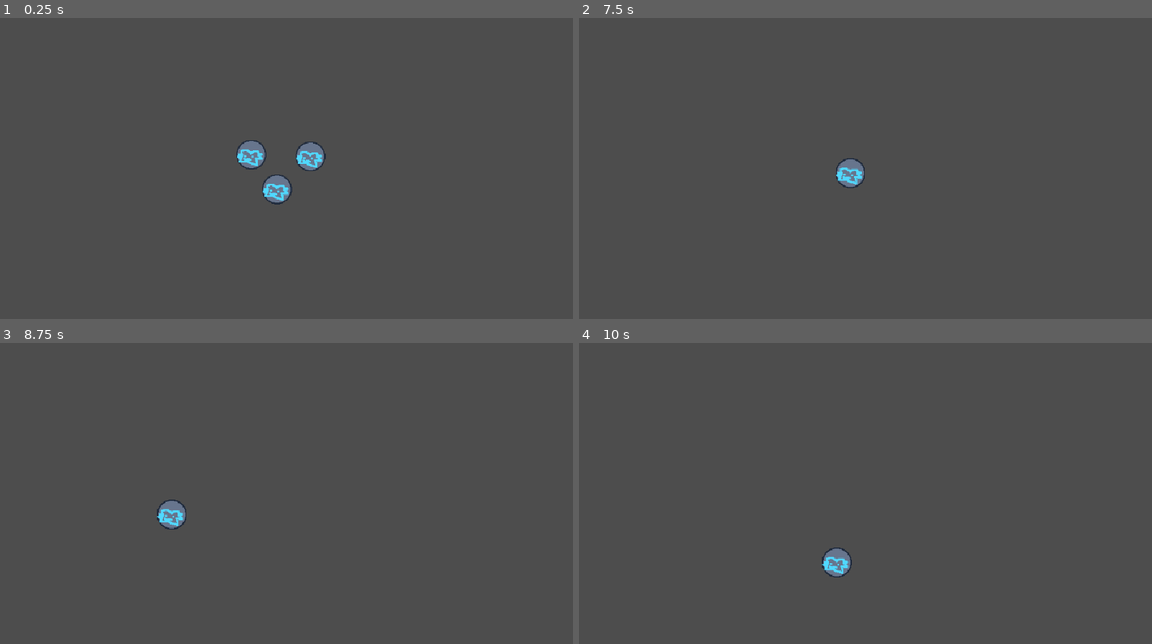
Above: before the commit, frames 1-4 (two rows, left to right).
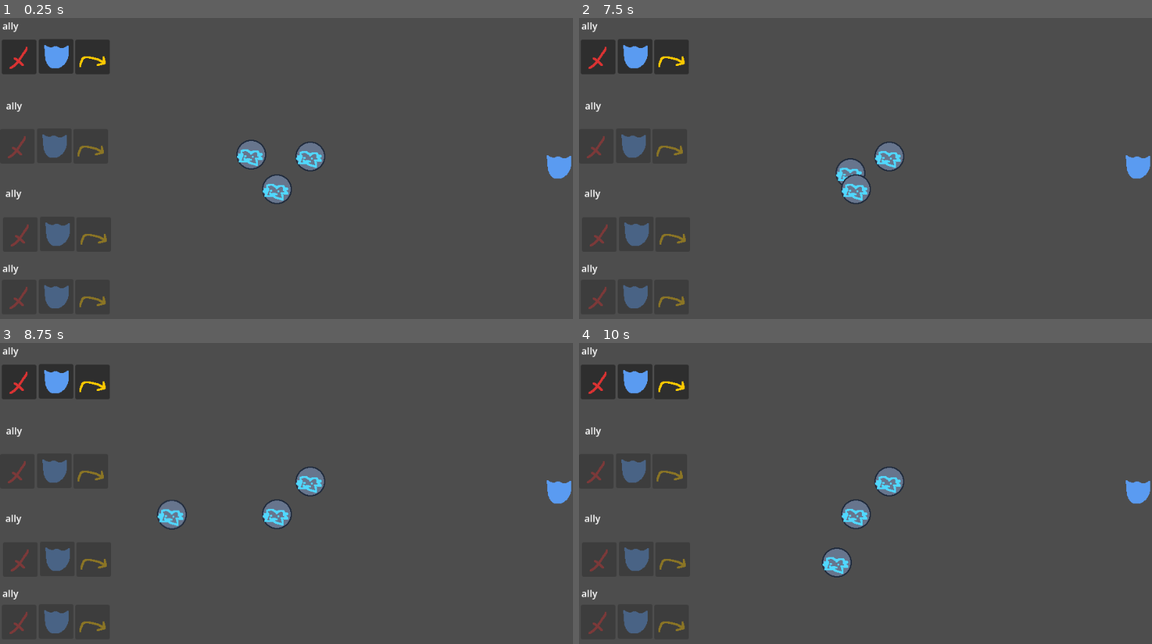
Above: after the commit, the same moments.

Repository: glaceonicc/land-of-the-bleeding-sun
Game: Godot game, scene res://battle.tscn
Same seed, same stepped clock (60 frames per second), same inputs: the game is played once before the commit and once after it. The project has no main scene, so this scene is started directly.
Inputs (mouse positions are in pixels of both pictures, inside the frame that each line leads up to):
- Up to frame 1 (0.25 s): no input
- Up to frame 2 (7.5 s): click (596, 57) at 0.52 s; click (636, 57) at 1.27 s; click (670, 57) at 2.02 s; click (596, 57) at 2.77 s; click (636, 57) at 3.52 s; click (670, 57) at 4.27 s; click (596, 57) at 5.02 s; click (636, 57) at 5.77 s; click (670, 57) at 6.52 s; tap Enter at 7.25 s; move the mouse to (848, 174) at 7.27 s; click (848, 174) at 7.35 s
- Up to frame 3 (8.75 s): tap Space at 8 s; move the mouse to (171, 514) at 8.02 s; click (171, 514) at 8.1 s
- Up to frame 4 (10 s): tap Enter at 8.75 s; move the mouse to (922, 427) at 8.77 s; click (922, 427) at 8.85 s; tap Space at 9.5 s; move the mouse to (836, 562) at 9.52 s; click (836, 562) at 9.6 s

The runs differ from the first frame. In frame 1, 3.7% of the frame differs, in the area x 0-100%, y 1-97%; in frame 2, 4.3%; in frame 3, 4.4%; in frame 4, 4.4%.

Commit message:
prototype2 turn
you can bounce now

Diff:
--- /dev/null
+++ b/action_button.gd
@@ -0,0 +1,22 @@
+extends Button
+
+@export var buttontype: String
+@export var id: int
+
+func _ready() -> void:
+	pass
+
+# Called every frame. 'delta' is the elapsed time since the previous frame.
+func _process(delta: float) -> void:
+	if gl.allyID == id:
+		disabled = false
+	else:
+		disabled = true
+
+func _on_pressed() -> void:
+	if buttontype == "b":
+		gl.emit_signal("bounce")
+	if buttontype == "d":
+		gl.emit_signal("defend")
+	if buttontype == "a":
+		gl.emit_signal("attack")
--- /dev/null
+++ b/action_button.tscn
@@ -0,0 +1,15 @@
+[gd_scene format=3 uid="uid://bh4mtn3lielhy"]
+
+[ext_resource type="Texture2D" uid="uid://dnhq8gngyavra" path="res://attack.png" id="1_r3oah"]
+[ext_resource type="Script" uid="uid://dmh4yaj4v1xxv" path="res://action_button.gd" id="2_iievj"]
+
+[node name="Button" type="Button" unique_id=1512289011]
+offset_left = -29.0
+offset_top = -29.0
+offset_right = 29.0
+offset_bottom = 29.0
+icon = ExtResource("1_r3oah")
+script = ExtResource("2_iievj")
+metadata/_edit_use_anchors_ = true
+
+[connection signal="pressed" from="." to="." method="_on_pressed"]
--- a/ally.gd
+++ b/ally.gd
@@ -2,13 +2,26 @@
 
 @export var id: int
 
-
+var aiming = false
 
 func _ready() -> void:
+	gl.connect("attack", attack)
+	gl.connect("defend", defend)
+	gl.connect("bounce", bounce)
+
+func _physics_process(delta: float) -> void:
+	if aiming == true:
+		aim(delta)
+
+func attack():
 	pass
 
-func _physics_process(delta: float) -> void:
-	aim(delta)
+func defend():
+	pass
+
+func bounce():
+	if gl.allyID == id:
+		aiming = true
 
 
 func aim(delta):
@@ -16,3 +29,4 @@
 		$aim.global_position = get_global_mouse_position()
 		if Input.is_action_just_pressed("click"):
 			global_position = $aim.global_position
+			aiming == false
--- a/battle.gd
+++ b/battle.gd
@@ -4,6 +4,26 @@
 
 func _ready() -> void:
 	gl.STATE = "pick1"
+	gl.allyID = 1
 
 func _process(delta: float) -> void:
+	if gl.STATE == "pick1":
+		pick1()
+	if gl.STATE == "pick2":
+		pick2()
+	if gl.STATE == "pick3":
+		pick3()
+	if gl.STATE == "pick4":
+		pick4()
+
+func pick1():
 	pass
+
+func pick2():
+	pass
+
+func pick3():
+	pass
+
+func pick4():
+	pass
--- a/battle.tscn
+++ b/battle.tscn
@@ -3,26 +3,52 @@
 [ext_resource type="Script" uid="uid://jxuix5wsf2yq" path="res://battle.gd" id="1_7sfm4"]
 [ext_resource type="PackedScene" uid="uid://bey501p0y6vtg" path="res://ally.tscn" id="1_ip7xm"]
 [ext_resource type="Script" uid="uid://qjb0ef4h03lr" path="res://area_mouse.gd" id="2_oxp8w"]
-
-[sub_resource type="PhysicsMaterial" id="PhysicsMaterial_yf5fn"]
-
-[sub_resource type="RectangleShape2D" id="RectangleShape2D_g4v7s"]
-size = Vector2(364, 88.5)
-
-[sub_resource type="RectangleShape2D" id="RectangleShape2D_oxp8w"]
-size = Vector2(148, 406.25)
-
-[sub_resource type="RectangleShape2D" id="RectangleShape2D_7sfm4"]
-size = Vector2(148, 406.25)
+[ext_resource type="PackedScene" uid="uid://bh4mtn3lielhy" path="res://action_button.tscn" id="4_6t8i5"]
+[ext_resource type="Texture2D" uid="uid://l5udwtm62yij" path="res://defend.png" id="5_0npn6"]
+[ext_resource type="Texture2D" uid="uid://cbi700wy2y2wo" path="res://bounce.png" id="6_mhv3b"]
 
 [sub_resource type="ConvexPolygonShape2D" id="ConvexPolygonShape2D_g4v7s"]
 points = PackedVector2Array(-95, -192, 102, -192, 192, -93, 193, 92, 108, 192, -101, 192, -199, 97, -194, -100)
 
+[sub_resource type="PhysicsMaterial" id="PhysicsMaterial_yf5fn"]
+
+[sub_resource type="RectangleShape2D" id="RectangleShape2D_i431l"]
+size = Vector2(364, 31.25)
+
+[sub_resource type="RectangleShape2D" id="RectangleShape2D_g4v7s"]
+size = Vector2(364, 22.25)
+
+[sub_resource type="RectangleShape2D" id="RectangleShape2D_oxp8w"]
+size = Vector2(52, 406.25)
+
+[sub_resource type="RectangleShape2D" id="RectangleShape2D_7sfm4"]
+size = Vector2(45, 406.25)
+
+[sub_resource type="RectangleShape2D" id="RectangleShape2D_6t8i5"]
+size = Vector2(49.25122, 203.64679)
+
+[sub_resource type="RectangleShape2D" id="RectangleShape2D_dw4jg"]
+size = Vector2(50.66548, 201.52544)
+
+[sub_resource type="RectangleShape2D" id="RectangleShape2D_0npn6"]
+size = Vector2(58.443634, 202.23262)
+
+[sub_resource type="RectangleShape2D" id="RectangleShape2D_mhv3b"]
+size = Vector2(45.008606, 182.43362)
+
 [node name="battle" type="Node2D" unique_id=2068602757]
 script = ExtResource("1_7sfm4")
 
+[node name="mouse" type="Area2D" parent="." unique_id=909140761]
+position = Vector2(455, 270)
+script = ExtResource("2_oxp8w")
+
+[node name="hitbox" type="CollisionShape2D" parent="mouse" unique_id=1559881632]
+shape = SubResource("ConvexPolygonShape2D_g4v7s")
+
 [node name="ally" parent="." unique_id=1832760700 instance=ExtResource("1_ip7xm")]
 position = Vector2(421, 239)
+id = 1
 
 [node name="ally2" parent="." unique_id=1427924156 instance=ExtResource("1_ip7xm")]
 position = Vector2(520, 242)
@@ -37,59 +63,211 @@
 physics_material_override = SubResource("PhysicsMaterial_yf5fn")
 
 [node name="CollisionShape2D" type="CollisionShape2D" parent="wallcollision" unique_id=1759382419]
-position = Vector2(0, -260)
+position = Vector2(0, -231.375)
+shape = SubResource("RectangleShape2D_i431l")
+debug_color = Color(0, 0.6, 0.69803923, 1)
+
+[node name="CollisionShape2D2" type="CollisionShape2D" parent="wallcollision" unique_id=439228431]
+position = Vector2(0, 226.875)
 shape = SubResource("RectangleShape2D_g4v7s")
 debug_color = Color(0, 0.6, 0.69803923, 1)
 
-[node name="CollisionShape2D2" type="CollisionShape2D" parent="wallcollision" unique_id=439228431]
-position = Vector2(0, 260)
-shape = SubResource("RectangleShape2D_g4v7s")
-debug_color = Color(0, 0.6, 0.69803923, 1)
-
 [node name="CollisionShape2D3" type="CollisionShape2D" parent="wallcollision" unique_id=1934514722]
-position = Vector2(-290, 0)
+position = Vector2(-242, 0)
 shape = SubResource("RectangleShape2D_oxp8w")
 debug_color = Color(0, 0.6, 0.69803923, 1)
 
 [node name="CollisionShape2D4" type="CollisionShape2D" parent="wallcollision" unique_id=579845089]
-position = Vector2(290, 0)
+position = Vector2(238.5, 0)
 shape = SubResource("RectangleShape2D_7sfm4")
 debug_color = Color(0, 0.6, 0.69803923, 1)
 
 [node name="CollisionShape2D5" type="CollisionShape2D" parent="wallcollision" unique_id=289575186]
-position = Vector2(211, 216.00006)
+position = Vector2(180.5871, 176.5871)
 rotation = 0.7853982
-scale = Vector2(0.99999994, 0.99999994)
-shape = SubResource("RectangleShape2D_7sfm4")
+scale = Vector2(0.9999999, 0.9999999)
+shape = SubResource("RectangleShape2D_6t8i5")
 debug_color = Color(0, 0.6, 0.69803923, 1)
 
 [node name="CollisionShape2D6" type="CollisionShape2D" parent="wallcollision" unique_id=1169141760]
-position = Vector2(-211, -216)
+position = Vector2(-189.33707, -168.83707)
 rotation = 0.7853982
-scale = Vector2(0.99999994, 0.99999994)
-shape = SubResource("RectangleShape2D_7sfm4")
+scale = Vector2(0.9999999, 0.9999999)
+shape = SubResource("RectangleShape2D_dw4jg")
 debug_color = Color(0, 0.6, 0.69803923, 1)
 
 [node name="CollisionShape2D7" type="CollisionShape2D" parent="wallcollision" unique_id=1341388353]
-position = Vector2(211, -216)
+position = Vector2(198.33704, -165.33704)
 rotation = -0.7853982
-scale = Vector2(0.99999994, 0.99999994)
-shape = SubResource("RectangleShape2D_7sfm4")
+scale = Vector2(0.9999999, 0.9999999)
+shape = SubResource("RectangleShape2D_0npn6")
 debug_color = Color(0, 0.6, 0.69803923, 1)
 
 [node name="CollisionShape2D8" type="CollisionShape2D" parent="wallcollision" unique_id=1009256608]
-position = Vector2(-211, 216)
+position = Vector2(-191.08704, 163.08704)
 rotation = -0.7853982
-scale = Vector2(0.99999994, 0.99999994)
-shape = SubResource("RectangleShape2D_7sfm4")
-debug_color = Color(0, 0.6, 0.69803923, 1)
-
-[node name="mouse" type="Area2D" parent="." unique_id=909140761]
-position = Vector2(455, 270)
-script = ExtResource("2_oxp8w")
-
-[node name="hitbox" type="CollisionShape2D" parent="mouse" unique_id=1559881632]
-shape = SubResource("ConvexPolygonShape2D_g4v7s")
+scale = Vector2(0.9999999, 0.9999999)
+shape = SubResource("RectangleShape2D_mhv3b")
+debug_color = Color(0, 0.6, 0.69803923, 1)
+
+[node name="a1" parent="." unique_id=1512289011 instance=ExtResource("4_6t8i5")]
+offset_left = 3.0
+offset_top = 46.0
+offset_right = 61.0
+offset_bottom = 104.0
+buttontype = "a"
+id = 1
+
+[node name="Label" type="Label" parent="." unique_id=909799211]
+offset_left = 4.0
+offset_top = 11.0
+offset_right = 44.0
+offset_bottom = 34.0
+text = "ally"
+metadata/_edit_use_anchors_ = true
+
+[node name="Label3" type="Label" parent="." unique_id=105582918]
+anchors_preset = -1
+anchor_left = -0.15
+anchor_top = 5.0869565
+anchor_right = -0.15
+anchor_bottom = 5.0869565
+offset_left = 9.0
+offset_top = 292.0
+offset_right = 49.0
+offset_bottom = 315.0
+text = "ally"
+metadata/_edit_use_anchors_ = true
+
+[node name="Label4" type="Label" parent="." unique_id=355947241]
+anchors_preset = -1
+anchor_left = -0.15
+anchor_top = 5.0869565
+anchor_right = -0.15
+anchor_bottom = 5.0869565
+offset_left = 4.0
+offset_top = 418.0
+offset_right = 44.0
+offset_bottom = 441.0
+text = "ally"
+metadata/_edit_use_anchors_ = true
+
+[node name="Label2" type="Label" parent="." unique_id=196220786]
+anchors_preset = -1
+anchor_left = 0.025
+anchor_top = 4.521739
+anchor_right = 0.025
+anchor_bottom = 4.521739
+offset_left = 10.0
+offset_top = 145.0
+offset_right = 50.0
+offset_bottom = 168.0
+text = "ally"
+metadata/_edit_use_anchors_ = true
+
+[node name="Button" parent="." unique_id=1811630541 instance=ExtResource("4_6t8i5")]
+offset_left = 65.0
+offset_top = 45.0
+offset_right = 123.0
+offset_bottom = 103.0
+icon = ExtResource("5_0npn6")
+buttontype = "d"
+id = 1
+
+[node name="Button2" parent="." unique_id=1514148083 instance=ExtResource("4_6t8i5")]
+offset_left = 126.0
+offset_top = 46.0
+offset_right = 184.0
+offset_bottom = 104.0
+icon = ExtResource("6_mhv3b")
+buttontype = "b"
+id = 1
+
+[node name="a2" parent="." unique_id=1857210758 instance=ExtResource("4_6t8i5")]
+offset_left = 0.0
+offset_top = 196.0
+offset_right = 58.0
+offset_bottom = 254.0
+buttontype = "a"
+id = 2
+
+[node name="Button3" parent="." unique_id=1858095319 instance=ExtResource("4_6t8i5")]
+offset_left = 62.0
+offset_top = 195.0
+offset_right = 120.0
+offset_bottom = 253.0
+icon = ExtResource("5_0npn6")
+buttontype = "d"
+id = 2
+
+[node name="Button4" parent="." unique_id=1540275016 instance=ExtResource("4_6t8i5")]
+offset_left = 123.0
+offset_top = 196.0
+offset_right = 181.0
+offset_bottom = 254.0
+icon = ExtResource("6_mhv3b")
+buttontype = "b"
+id = 2
+
+[node name="a3" parent="." unique_id=310475047 instance=ExtResource("4_6t8i5")]
+offset_left = 5.0
+offset_top = 344.0
+offset_right = 63.0
+offset_bottom = 402.0
+buttontype = "a"
+id = 3
+
+[node name="Button5" parent="." unique_id=147995864 instance=ExtResource("4_6t8i5")]
+offset_left = 67.0
+offset_top = 343.0
+offset_right = 125.0
+offset_bottom = 401.0
+icon = ExtResource("5_0npn6")
+buttontype = "d"
+id = 3
+
+[node name="Button6" parent="." unique_id=1520183573 instance=ExtResource("4_6t8i5")]
+offset_left = 128.0
+offset_top = 344.0
+offset_right = 186.0
+offset_bottom = 402.0
+icon = ExtResource("6_mhv3b")
+buttontype = "b"
+id = 3
+
+[node name="a4" parent="." unique_id=301593077 instance=ExtResource("4_6t8i5")]
+offset_left = 3.0
+offset_top = 449.0
+offset_right = 61.0
+offset_bottom = 507.0
+buttontype = "a"
+id = 4
+
+[node name="Button7" parent="." unique_id=813181824 instance=ExtResource("4_6t8i5")]
+offset_left = 65.0
+offset_top = 448.0
+offset_right = 123.0
+offset_bottom = 506.0
+icon = ExtResource("5_0npn6")
+buttontype = "d"
+id = 4
+
+[node name="Button8" parent="." unique_id=1182174381 instance=ExtResource("4_6t8i5")]
+offset_left = 126.0
+offset_top = 449.0
+offset_right = 184.0
+offset_bottom = 507.0
+icon = ExtResource("6_mhv3b")
+buttontype = "b"
+id = 4
+
+[node name="Defend" type="Sprite2D" parent="." unique_id=1720819443]
+position = Vector2(936, 259)
+texture = ExtResource("5_0npn6")
+
+[node name="Defend2" type="Sprite2D" parent="." unique_id=41169033]
+position = Vector2(995, 255)
+texture = ExtResource("5_0npn6")
 
 [connection signal="mouse_entered" from="mouse" to="mouse" method="_on_mouse_entered"]
 [connection signal="mouse_exited" from="mouse" to="mouse" method="_on_mouse_exited"]
--- a/gl.gd
+++ b/gl.gd
@@ -4,3 +4,10 @@
 var aiming = false
 
 var STATE = "none"
+var allyID = 0
+
+signal progress_turn
+
+signal attack
+signal defend
+signal bounce
--- a/project.godot
+++ b/project.godot
@@ -23,8 +23,9 @@
 
 window/size/viewport_width=960
 window/size/viewport_height=540
-window/size/mode=2
-window/stretch/mode="canvas_items"
+window/size/mode=3
+window/size/initial_position_type=0
+window/stretch/mode="viewport"
 window/stretch/aspect="expand"
 
 [input]
Not shown, added: action_button.gd.uid
Binary file added: attack.png
Not shown, added: attack.png.import
Binary file added: bounce.png
Not shown, added: bounce.png.import
Binary file added: defend.png
Not shown, added: defend.png.import
